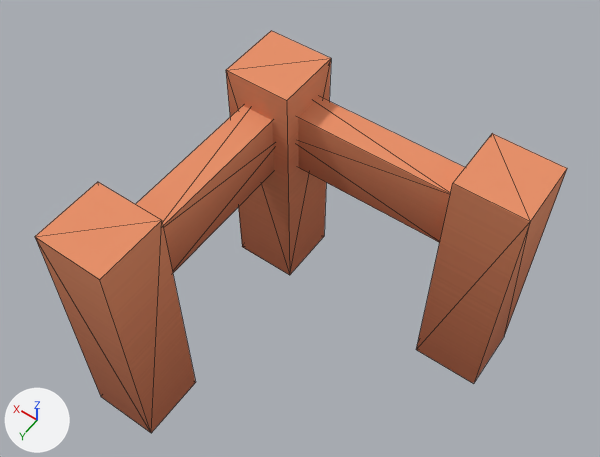
The glTF model assets/models/construction/walls/corner.glb, before and after one commit.
Before and after are seen from a 50 mm camera at (-0.665, 0.869, 1.445) aimed at (-0.158, 0.159, 0.328). Arrows for +X, +Y and +Z are at lower left; the lights stay in place. The first picture is the older version. Mesh edges are drawn as thin lines. Where no turn or scale is listed for an object, it has been applied to the vertices.

Script lines for the objects in view, before the commit:
```python
me_wood_structure_part_015 = bpy.data.meshes.new('wood-structure-part.015')
me_wood_structure_part_015.from_pydata(...)  # 37 vertices, 56 faces; spans x -0.5..0.064, y -0.064..0.5, z 0.0..0.5
me_wood_structure_part_015.materials.append(mat_colormap_002)  # picture img_colormap
ob_wood_structure_part_008 = bpy.data.objects.new('wood-structure-part.008', me_wood_structure_part_015)
ob_wood_structure_part_008.location = (0.0, 0.0, 0.0)
```
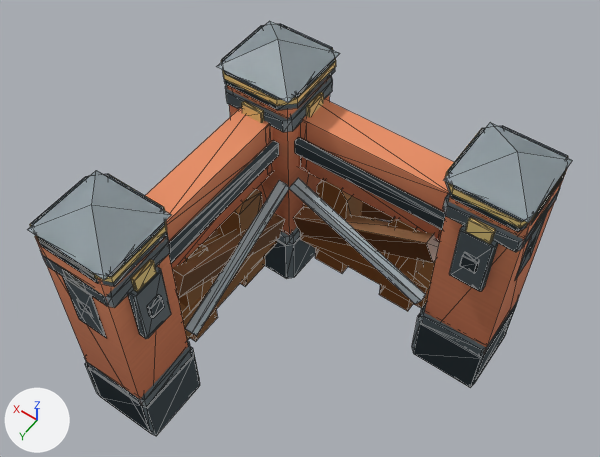
The change, as a diff of the scene's bpy script:
```diff
--- a/assets/models/construction/walls/corner.glb.py
+++ b/assets/models/construction/walls/corner.glb.py
@@ mat_upgrade_shell @@
+mat_upgrade_shell = bpy.data.materials.new('upgrade_shell')
+mat_upgrade_shell.use_nodes = True; mat_upgrade_shell.node_tree.nodes.clear()
+_N = mat_upgrade_shell.node_tree.nodes; _L = mat_upgrade_shell.node_tree.links
+n0 = _N.new('ShaderNodeBsdfPrincipled'); n0.name = 'Principled BSDF'
+n0.inputs[2].default_value = 0.4  # 'Roughness'
+n1 = _N.new('ShaderNodeOutputMaterial'); n1.name = 'Material Output'
+n2 = _N.new('ShaderNodeVertexColor'); n2.name = 'Color Attribute'
+_L.new(n0.outputs[0], n1.inputs[0])  # 'BSDF' to 'Surface'
+_L.new(n2.outputs[0], n0.inputs[0])  # 'Color' to 'Base Color'
@@ me_upgrade_wall_level_8 @@
+me_upgrade_wall_level_8.from_pydata(...)  # 991 vertices, 1706 faces; spans x -0.501..0.09, y -0.09..0.501, z 0.0..0.553
+me_upgrade_wall_level_8.materials.append(mat_upgrade_shell)
@@ me_upgrade_wall_level_7 @@
+me_upgrade_wall_level_7.from_pydata(...)  # 735 vertices, 1264 faces; spans x -0.501..0.09, y -0.09..0.501, z 0.0..0.553
+me_upgrade_wall_level_7.materials.append(mat_upgrade_shell)
@@ me_upgrade_wall_level_6 @@
+me_upgrade_wall_level_6.from_pydata(...)  # 608 vertices, 1056 faces; spans x -0.501..0.09, y -0.09..0.501, z 0.0..0.457
+me_upgrade_wall_level_6.materials.append(mat_upgrade_shell)
@@ me_upgrade_wall_level_5 @@
+me_upgrade_wall_level_5.from_pydata(...)  # 560 vertices, 976 faces; spans x -0.501..0.09, y -0.09..0.501, z 0.0..0.457
+me_upgrade_wall_level_5.materials.append(mat_upgrade_shell)
@@ me_upgrade_wall_level_4 @@
+me_upgrade_wall_level_4.from_pydata(...)  # 160 vertices, 272 faces; spans x -0.501..0.072, y -0.072..0.501, z 0.11..0.457
+me_upgrade_wall_level_4.materials.append(mat_upgrade_shell)
@@ me_upgrade_wall_level_3 @@
+me_upgrade_wall_level_3.from_pydata(...)  # 128 vertices, 224 faces; spans x -0.501..0.072, y -0.072..0.501, z 0.11..0.457
+me_upgrade_wall_level_3.materials.append(mat_upgrade_shell)
@@ ob_upgrade_wall_level_8 @@
+ob_upgrade_wall_level_8 = bpy.data.objects.new('upgrade_wall_level_8', me_upgrade_wall_level_8)
+ob_upgrade_wall_level_8.location = (0.0, 0.0, 0.0)
@@ ob_upgrade_wall_level_7 @@
+ob_upgrade_wall_level_7 = bpy.data.objects.new('upgrade_wall_level_7', me_upgrade_wall_level_7)
+ob_upgrade_wall_level_7.location = (0.0, 0.0, 0.0)
@@ ob_upgrade_wall_level_6 @@
+ob_upgrade_wall_level_6 = bpy.data.objects.new('upgrade_wall_level_6', me_upgrade_wall_level_6)
+ob_upgrade_wall_level_6.location = (0.0, 0.0, 0.0)
@@ ob_upgrade_wall_level_5 @@
+ob_upgrade_wall_level_5 = bpy.data.objects.new('upgrade_wall_level_5', me_upgrade_wall_level_5)
+ob_upgrade_wall_level_5.location = (0.0, 0.0, 0.0)
@@ ob_upgrade_wall_level_4 @@
+ob_upgrade_wall_level_4 = bpy.data.objects.new('upgrade_wall_level_4', me_upgrade_wall_level_4)
+ob_upgrade_wall_level_4.location = (0.0, 0.0, 0.0)
@@ ob_upgrade_wall_level_3 @@
+ob_upgrade_wall_level_3 = bpy.data.objects.new('upgrade_wall_level_3', me_upgrade_wall_level_3)
+ob_upgrade_wall_level_3.location = (0.0, 0.0, 0.0)
```

Where the change shows, as pixel boxes [x1, y1, x2, y2] in the pictures (600 x 457 px):
'upgrade_wall_level_8', added
    after: [27, 21, 572, 433]
'upgrade_wall_level_6', added
    after: [44, 84, 439, 436]
'upgrade_wall_level_5', added
    after: [49, 192, 438, 406]
'upgrade_wall_level_4', added
    after: [91, 81, 333, 405]
'upgrade_wall_level_7', added
    after: [341, 189, 426, 264]
'upgrade_wall_level_3', added
    after: [525, 189, 560, 244]
